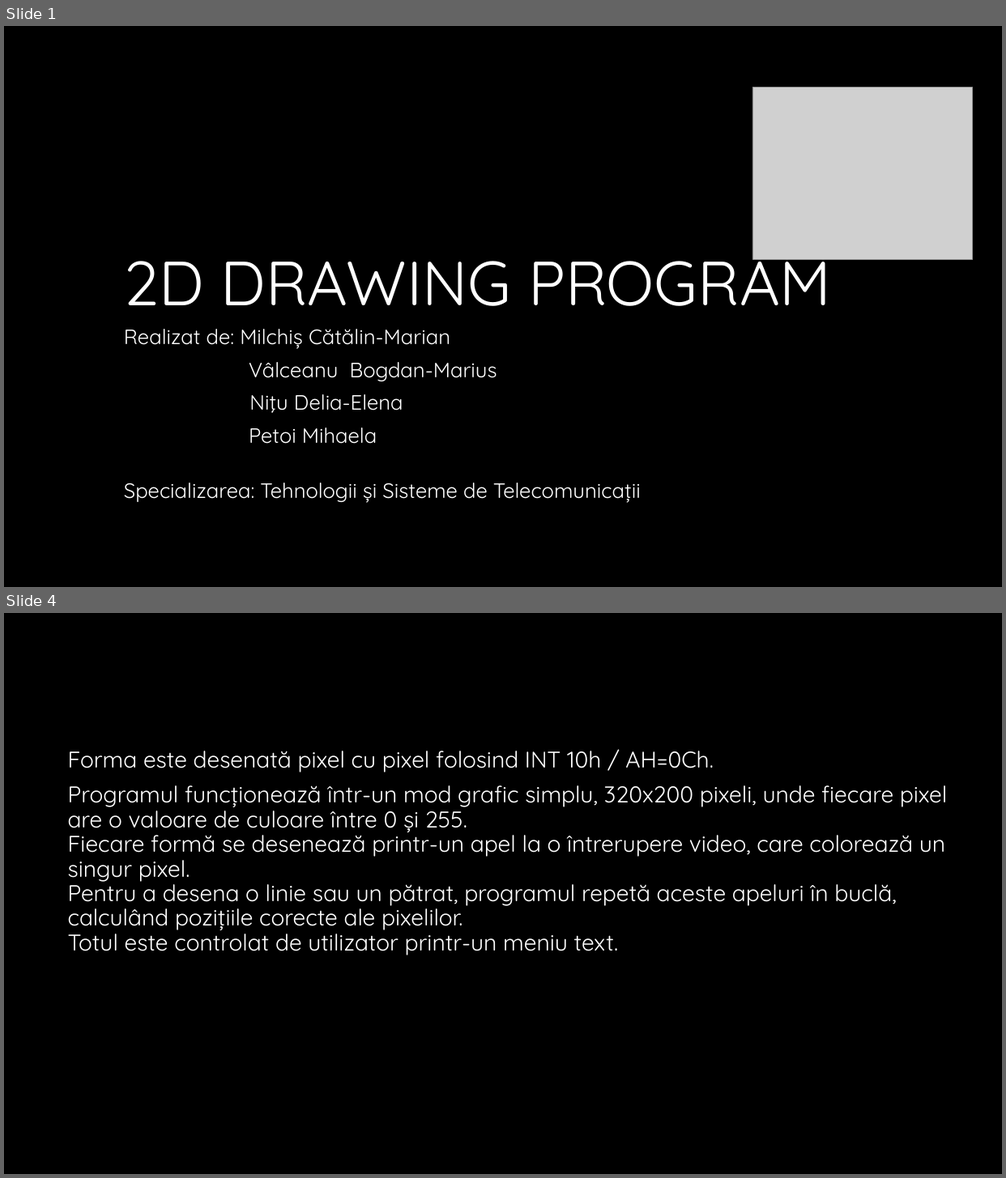
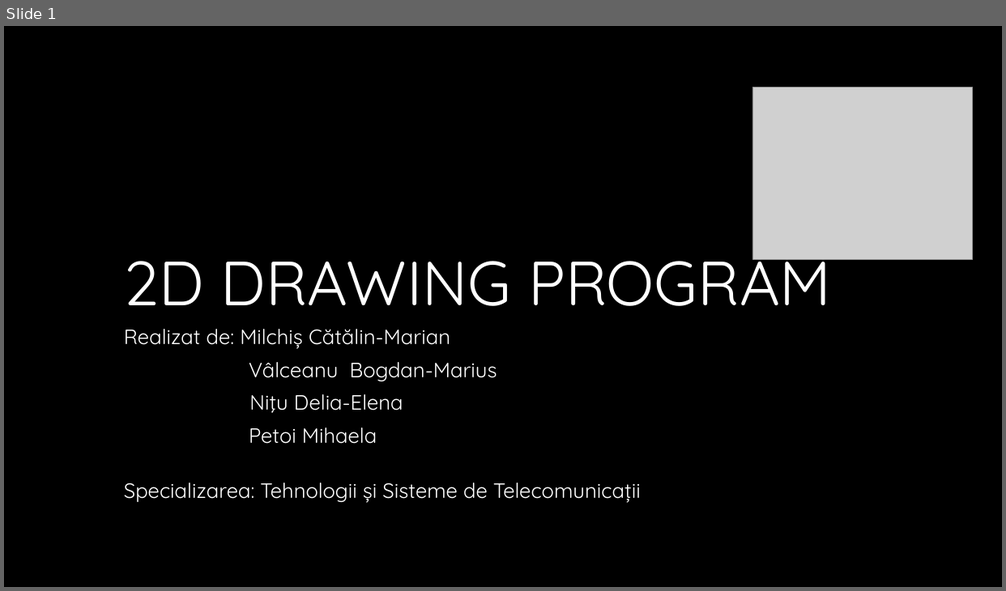
Before and after one commit to DarkSoulEngineer/DOS-X_ASM, a slide deck: docs/Proiect_Mic.pptx. Shown one above the other, each under a label of ours: slides 1 and 4 before the commit, slide 1 after it; the slides between them are not shown. The pictures are 1006x1178 and 1006x591 pixels, drawn with LibreOffice and Linux fonts; fonts in the diff are those of the drawing; grey boxes stand for pictures; background and template pictures are left out. Boxes give left, top, right and bottom in pixels: in the first picture for what was removed or moved away, otherwise in the second. Text is boxed around its words. In the diff, an @@ line names an element or a change of style, - is before the commit and + after.

```diff
--- a/docs/Proiect_Mic.pptx
+++ b/docs/Proiect_Mic.pptx
@@ slide 4 removed at box(4, 613, 1002, 1174), background #000000 @@
@@ text removed at box(68, 751, 947, 956) @@
-Forma este desenată pixel cu pixel folosind INT 10h / AH=0Ch.
-Programul funcționează într-un mod grafic simplu, 320x200 pixeli, unde fiecare pixel are o valoare de culoare între 0 și 255.
-Fiecare formă se desenează printr-un apel la o întrerupere video, care colorează un singur pixel.
-Pentru a desena o linie sau un pătrat, programul repetă aceste apeluri în buclă, calculând pozițiile corecte ale pixelilor.
-Totul este controlat de utilizator printr-un meniu text.
```
Also in this commit, not shown: 2 slides changed, 4 slides added, 1 other slide removed, 11 other files.
